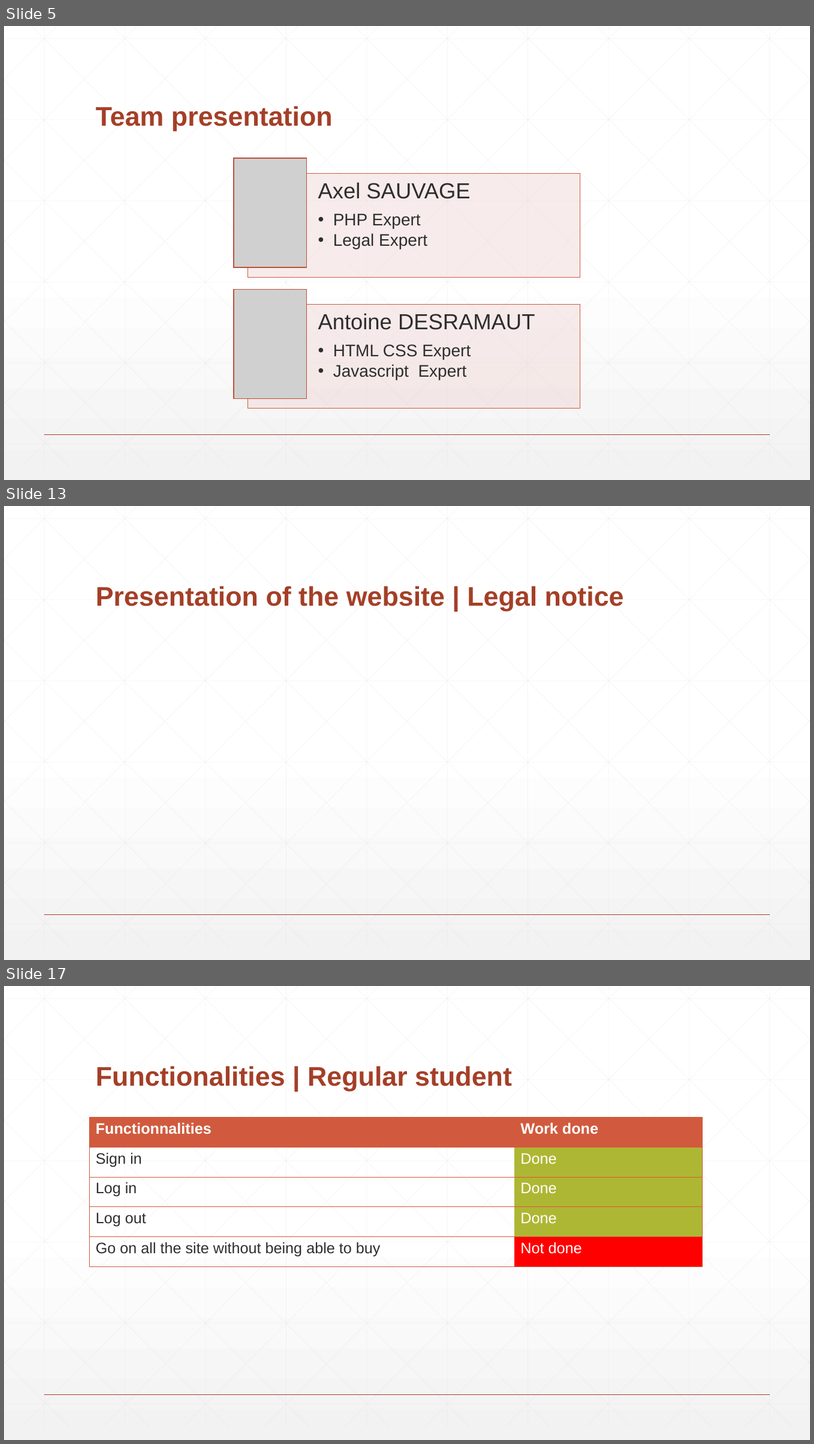
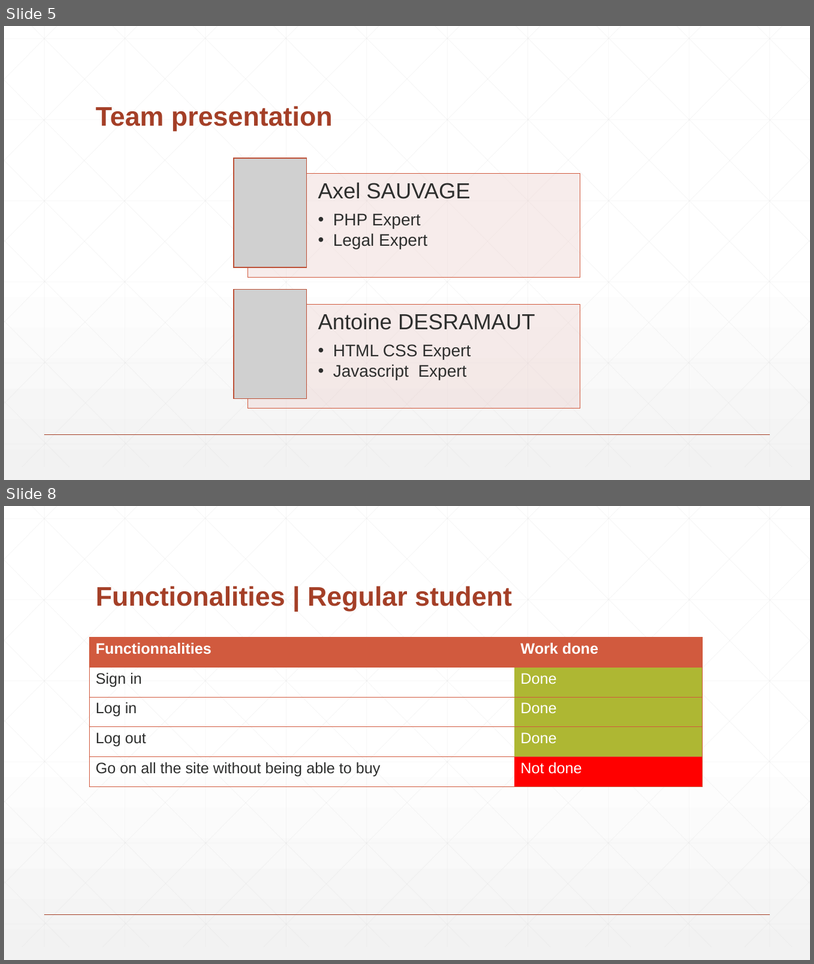
Before and after one commit to PaulFICOT/CESI_A2_Web_G2, a slide deck: Présentation/Web Project.pptx. Shown one above the other, each under a label of ours: slides 5, 13 and 17 before the commit, slides 5 and 8 after it; the slides between them are not shown. The pictures are 814x1444 and 814x964 pixels, drawn with LibreOffice and Linux fonts; fonts in the diff are those of the drawing; grey boxes stand for pictures. Boxes give left, top, right and bottom in pixels: in the first picture for what was removed or moved away, otherwise in the second. Text is boxed around its words. In the diff, an @@ line names an element or a change of style, - is before the commit and + after.

```diff
--- a/Présentation/Web Project.pptx
+++ b/Présentation/Web Project.pptx
@@ slide 13 removed at (4,506,810,960), background gradient #FFFFFF to #F2F2F2; not listed: 47 template elements that a slide beside it also shows @@
@@ title removed at (96,586,624,611) @@
-Presentation of the website | Legal notice
@@ what was slide 17 is now slide 8 @@
```
Also in this commit, not shown: 2 slides changed, 1 slide added, 9 other slides removed, 1 other file.
